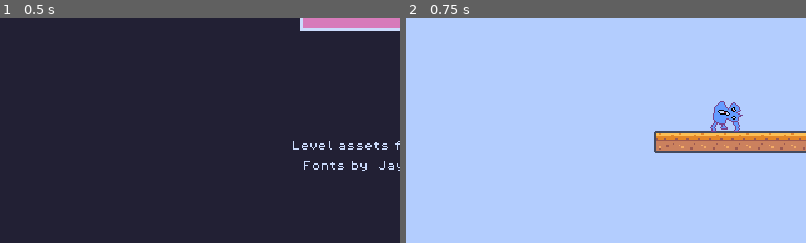
Above: before the commit, frames 1-2 (left to right).
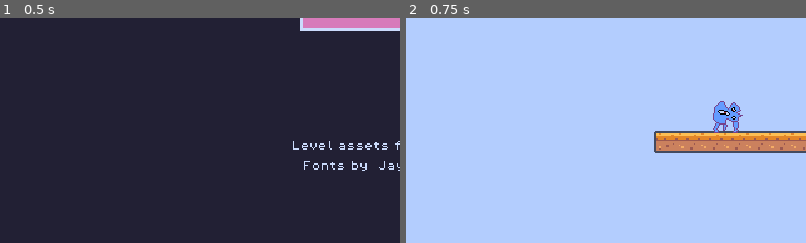
Above: after the commit, the same moments.

Repository: yndajas/ludum-dare-54
Game: Godot game, scene res://scenes/main_menu.tscn
The game is run twice, just before and just after one commit, with the same random seed, the same clock (stepped at 60 frames per second) and the same inputs.
Inputs:
- Up to frame 1 (0.5 s): no input
- Up to frame 2 (0.75 s): click "Start game" at 0.5 s
The pictures show only the part of the screen within x 0-50%, y 50-100%; the shares and areas given below are measured in that part.

Frame 1 is identical in both runs. In frame 2, 0.2% of the frame differs, in the area x 76-84%, y 45-52%.

Commit message:
Add idle and jump sprite/animation frames

Diff:
--- a/scenes/level_1.tscn
+++ b/scenes/level_1.tscn
@@ -125,26 +125,62 @@
 tile_size = Vector2i(18, 18)
 sources/0 = SubResource("TileSetAtlasSource_6p7uu")
 
-[sub_resource type="AtlasTexture" id="AtlasTexture_fmbuc"]
+[sub_resource type="AtlasTexture" id="AtlasTexture_cqvte"]
 atlas = ExtResource("3_vc1mj")
 region = Rect2(0, 0, 32, 32)
 
-[sub_resource type="AtlasTexture" id="AtlasTexture_b5m5d"]
+[sub_resource type="AtlasTexture" id="AtlasTexture_wuqjb"]
+atlas = ExtResource("3_vc1mj")
+region = Rect2(32, 32, 32, 32)
+
+[sub_resource type="AtlasTexture" id="AtlasTexture_ftph1"]
+atlas = ExtResource("3_vc1mj")
+region = Rect2(0, 32, 32, 32)
+
+[sub_resource type="AtlasTexture" id="AtlasTexture_r4wgt"]
 atlas = ExtResource("3_vc1mj")
 region = Rect2(32, 0, 32, 32)
+
+[sub_resource type="AtlasTexture" id="AtlasTexture_bmat6"]
+atlas = ExtResource("3_vc1mj")
+region = Rect2(64, 0, 32, 32)
 
 [sub_resource type="SpriteFrames" id="SpriteFrames_yevyp"]
 animations = [{
 "frames": [{
 "duration": 1.0,
-"texture": SubResource("AtlasTexture_fmbuc")
-}, {
-"duration": 1.0,
-"texture": SubResource("AtlasTexture_b5m5d")
-}],
-"loop": true,
-"name": &"default",
+"texture": SubResource("AtlasTexture_cqvte")
+}],
+"loop": true,
+"name": &"idle",
 "speed": 5.0
+}, {
+"frames": [{
+"duration": 1.0,
+"texture": SubResource("AtlasTexture_wuqjb")
+}],
+"loop": true,
+"name": &"jump_middle",
+"speed": 5.0
+}, {
+"frames": [{
+"duration": 1.0,
+"texture": SubResource("AtlasTexture_ftph1")
+}],
+"loop": true,
+"name": &"jump_start_end",
+"speed": 5.0
+}, {
+"frames": [{
+"duration": 1.0,
+"texture": SubResource("AtlasTexture_r4wgt")
+}, {
+"duration": 1.0,
+"texture": SubResource("AtlasTexture_bmat6")
+}],
+"loop": true,
+"name": &"running",
+"speed": 4.0
 }]
 
 [sub_resource type="CapsuleShape2D" id="CapsuleShape2D_d60yk"]
@@ -174,6 +210,8 @@
 [node name="AnimatedSprite2D" type="AnimatedSprite2D" parent="Player"]
 position = Vector2(232, 256)
 sprite_frames = SubResource("SpriteFrames_yevyp")
+animation = &"idle"
+frame_progress = 0.93962
 
 [node name="CollisionShape2D" type="CollisionShape2D" parent="Player"]
 position = Vector2(232, 259)
Binary file changed: assets/images/sprites/player.aseprite
Binary file changed: assets/images/sprites/player.png
Not shown, changed: assets/images/sprites/player.png.import
Not shown: 1 places in scenes/level_1.tscn that only renumber resources
